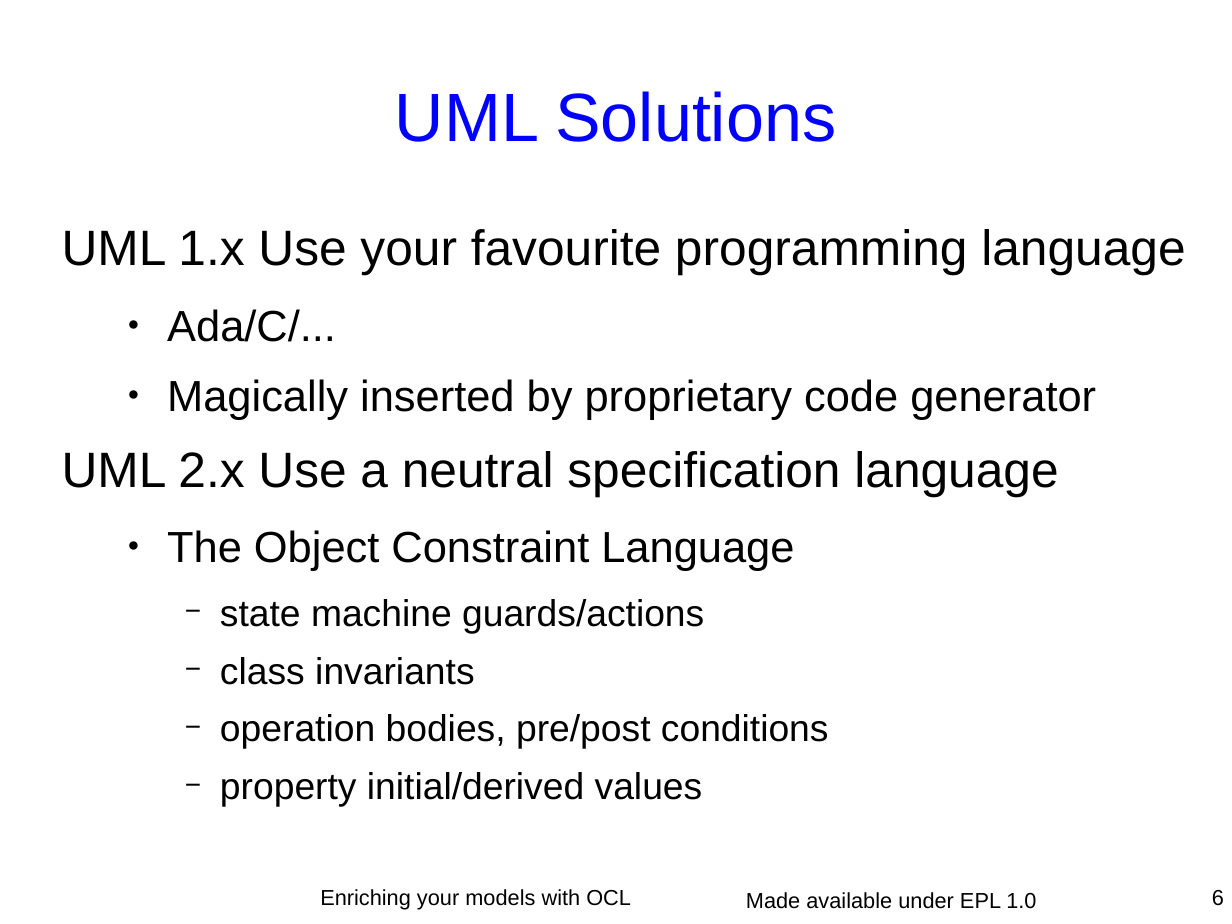
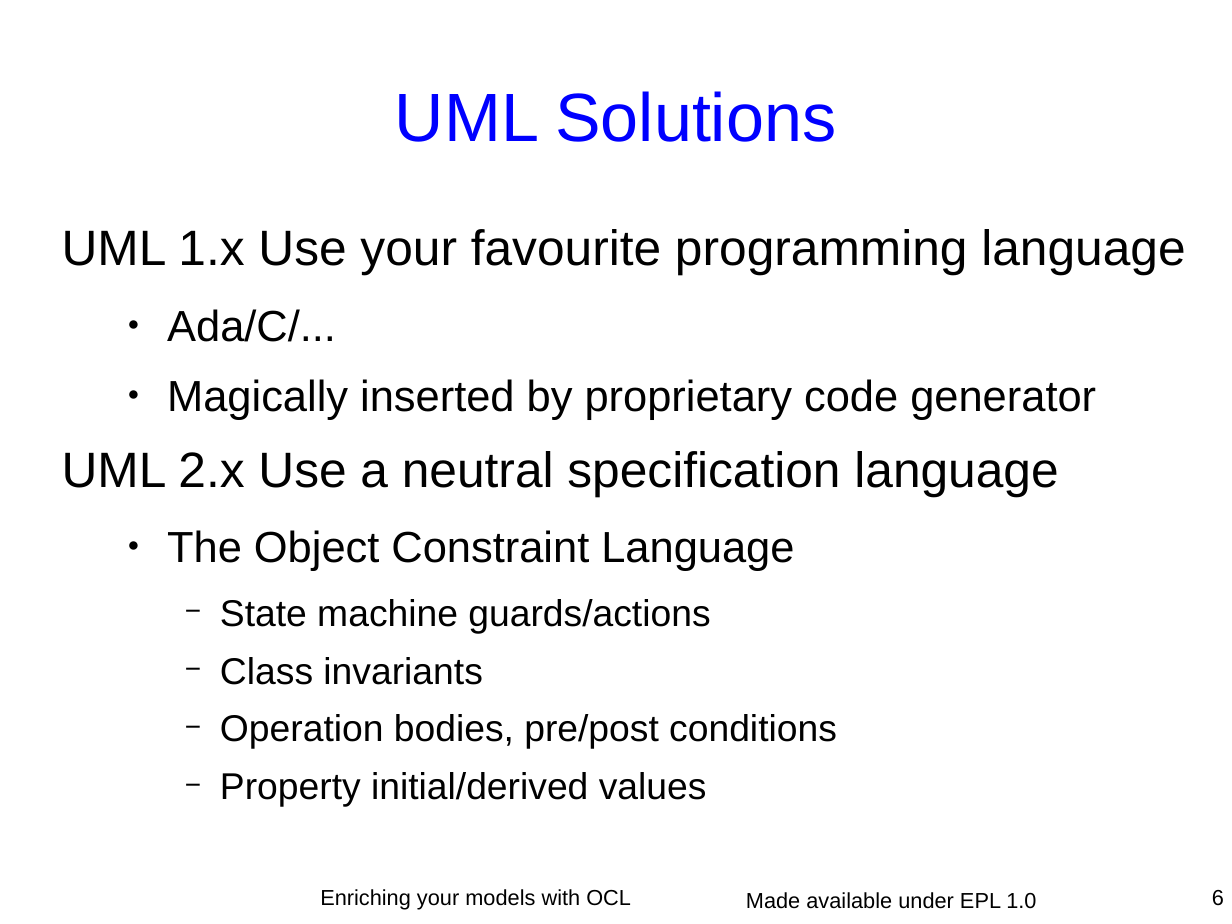
Before and after one commit to eclipse-ocl/ocl-website, a slide deck: slide 6 of ocl/docs/publications/ESE2010LongTalk/EnrichingWithOCL.odp. Drawn at 1232x924 pixels with LibreOffice and Linux fonts; fonts in the diff are those of the drawing. Boxes give left, top, right and bottom in pixels: in the first picture for what was removed or moved away, otherwise in the second. Text is boxed around its words. In the diff, an @@ line names an element or a change of style, - is before the commit and + after.

```diff
--- a/ocl/docs/publications/ESE2010LongTalk/EnrichingWithOCL.odp
+++ b/ocl/docs/publications/ESE2010LongTalk/EnrichingWithOCL.odp
@@ text at [220, 599, 837, 807]: text changed @@
-    − state machine guards/actions
-    − class invariants
-    − operation bodies, pre/post conditions
-    − property initial/derived values
+    − State machine guards/actions
+    − Class invariants
+    − Operation bodies, pre/post conditions
+    − Property initial/derived values
```
Also in this commit, not shown: 20 other slides changed.
